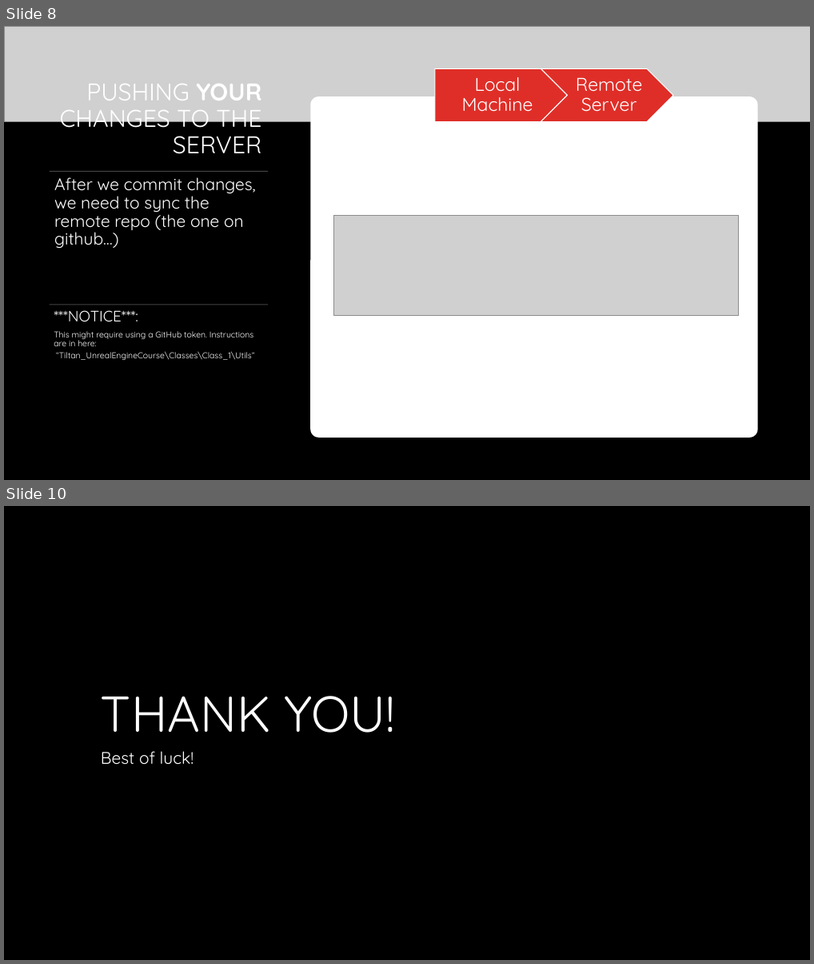
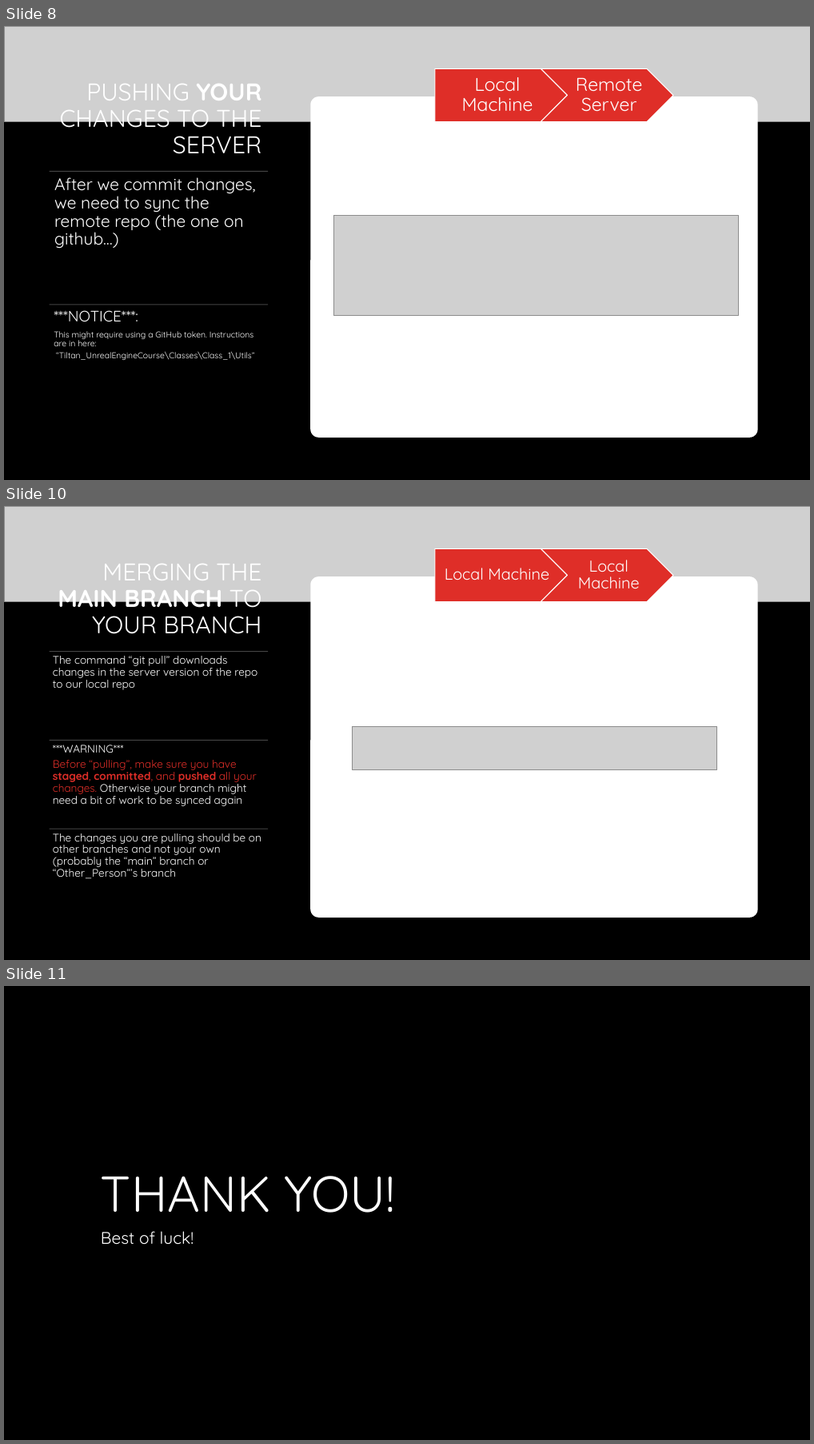
Before and after one commit to shachash1984/Tiltan_UnrealEngineCourse, a slide deck: Classes/Class_1/Git Helper.pptx. Shown one above the other, each under a label of ours: slides 8 and 10 before the commit, slides 8, 10 and 11 after it; the slides between them are not shown. The pictures are 814x964 and 814x1444 pixels, drawn with LibreOffice and Linux fonts; fonts in the diff are those of the drawing; grey boxes stand for pictures; background and template pictures are left out. Boxes give left, top, right and bottom in pixels: in the first picture for what was removed or moved away, otherwise in the second. Text is boxed around its words. In the diff, an @@ line names an element or a change of style, - is before the commit and + after.

Commit message:
Git ppt - merging

```diff
--- a/Classes/Class_1/Git Helper.pptx
+++ b/Classes/Class_1/Git Helper.pptx
@@ slide 10 added at [4, 506, 810, 960], background #FFFFFF @@
@@ rectangle added at [4, 506, 810, 960], fill #000000 @@
@@ picture added at [4, 506, 810, 601] @@
@@ title added at [58, 564, 262, 634], 28.8 pt, text #FFFFFF @@
+MERGING THE MAIN BRANCH TO YOUR BRANCH
@@ rounded rectangle added at [310, 576, 758, 917], fill #FFFFFF @@
@@ group added at [435, 548, 674, 601]: 2 texts, 1 pentagon arrow, 1 chevron @@
+Local Machine
+Local Machine
@@ picture added at [353, 726, 718, 769] @@
@@ group added at [50, 651, 268, 879]: 3 lines, 3 texts @@
+The command “git pull” downloads changes in the server version of the repo to our local repo
+***WARNING***
+Before “pulling”, make sure you have staged, committed, and pushed all your changes. Otherwise your branch might need a bit of work to be synced again
+The changes you are pulling should be on other branches and not your own (probably the “main” branch or “Other_Person”’s branch
@@ what was slide 10 is now slide 11 @@
```
Also in this commit, not shown: 1 slide changed.
